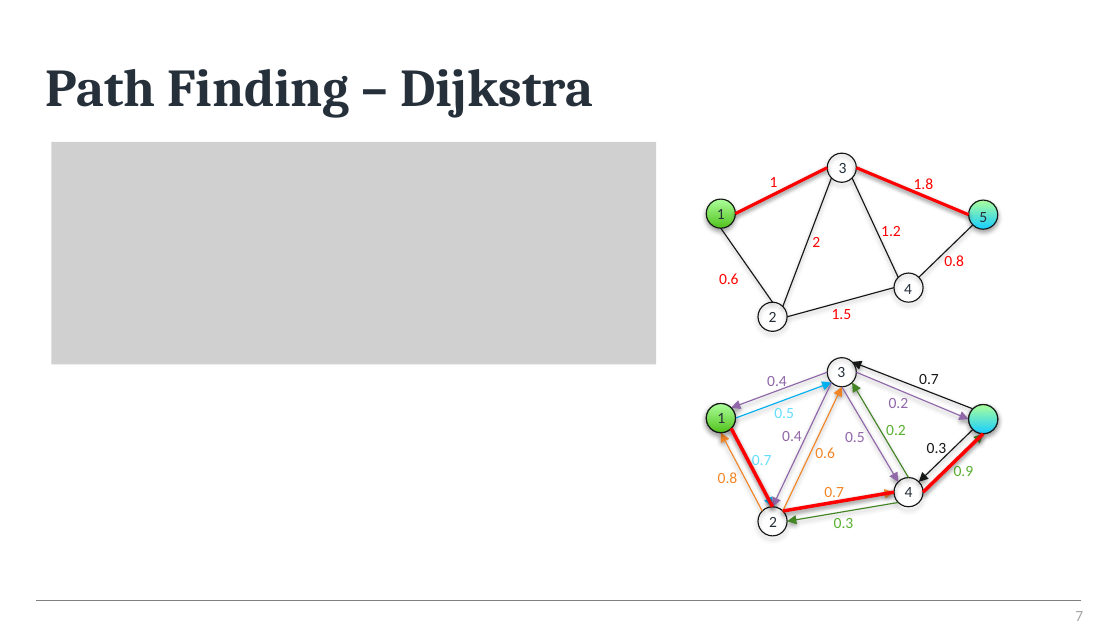
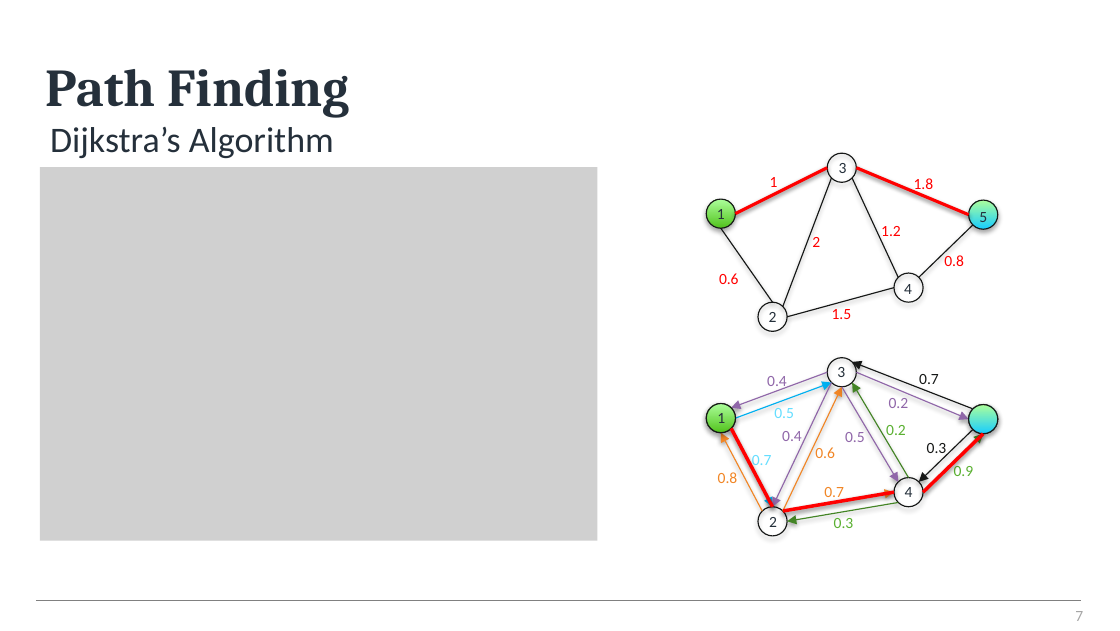
Before and after one commit to hysterr/York_Abstract_Navigation, a slide deck: slide 7 of December_2021.pptx. Drawn at 1120x631 pixels with LibreOffice and Linux fonts; fonts in the diff are those of the drawing; grey boxes stand for pictures; background and template pictures are left out. Boxes give left, top, right and bottom in pixels: in the first picture for what was removed or moved away, otherwise in the second. Text is boxed around its words. In the diff, an @@ line names an element or a change of style, - is before the commit and + after.

```diff
--- a/December_2021.pptx
+++ b/December_2021.pptx
@@ title at [46, 69, 350, 118]: text changed @@
-Path Finding – Dijkstra
+Path Finding
@@ subtitle added at [50, 127, 334, 158], 23.1 pt, text #25303B @@
+Dijkstra’s Algorithm
@@ picture: place and size @@
-picture at [52, 142, 656, 365]
+picture at [40, 167, 598, 540]
```
Also in this commit, not shown: 18 other slides changed, 3 slides added, 6 other files.
